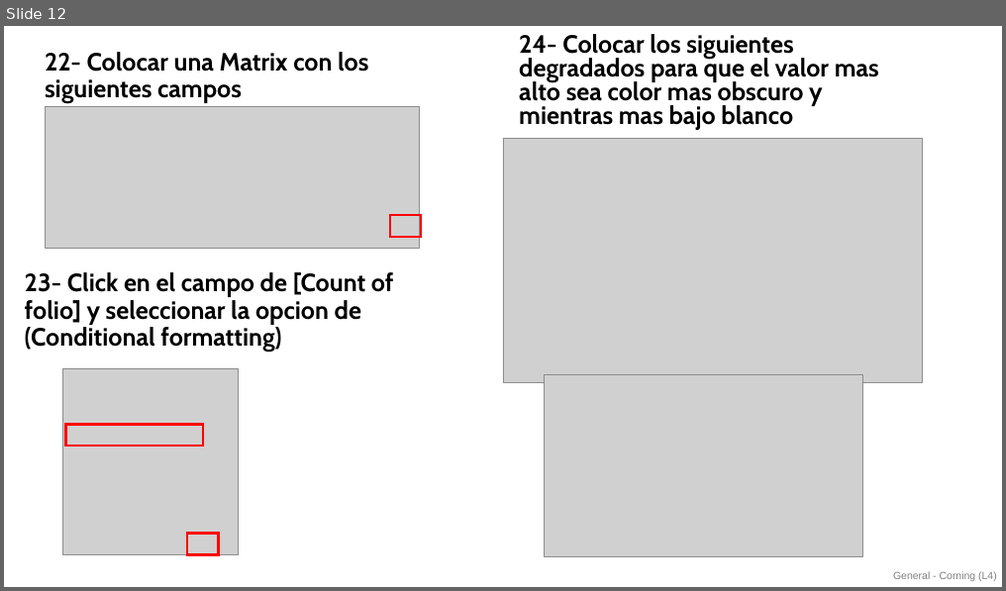
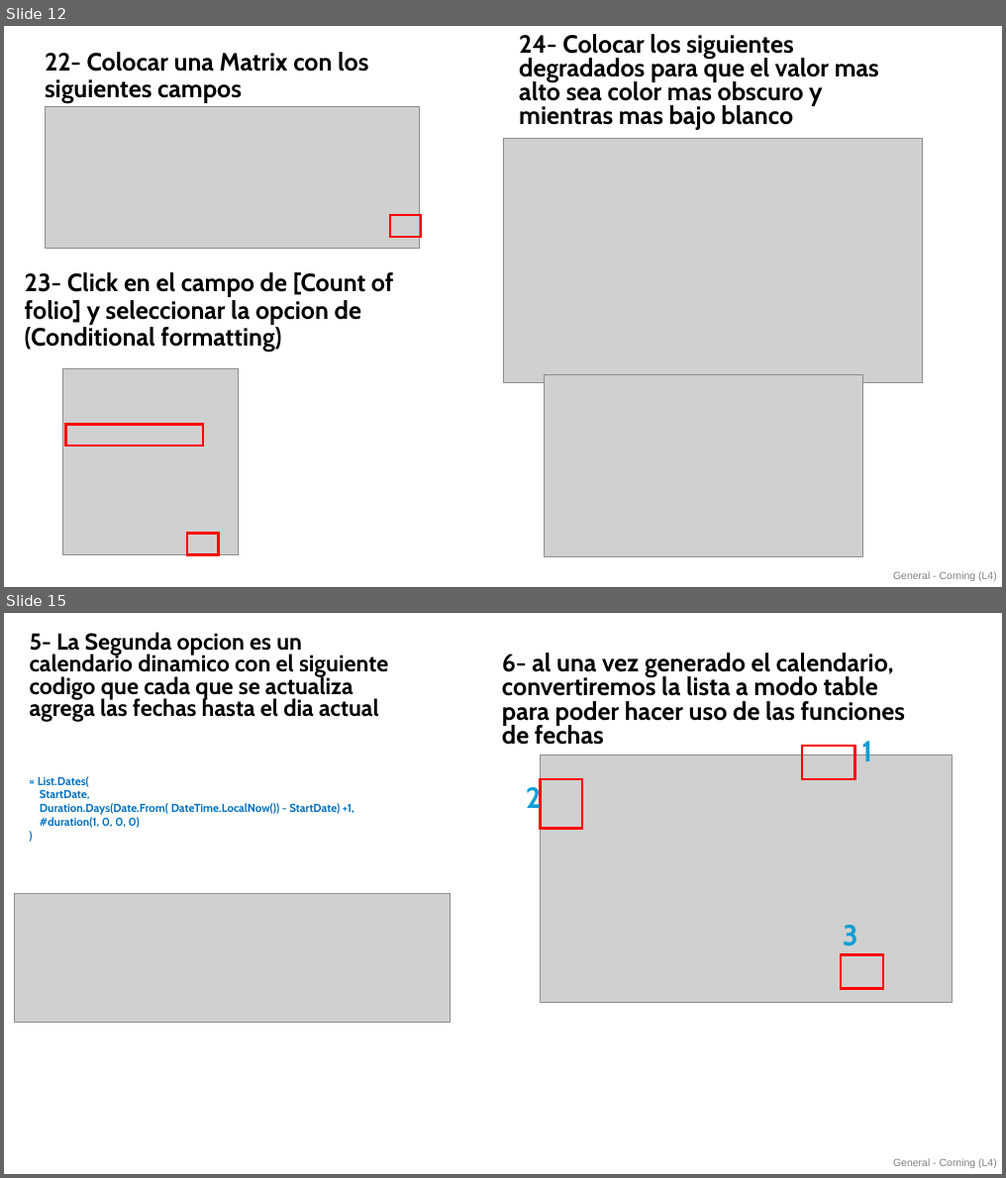
Before and after one commit to EduardoGlzF/PBICourses, a slide deck: Clase7.pptx. Shown one above the other, each under a label of ours: slide 12 before the commit, slides 12 and 15 after it; the slides between them are not shown. The pictures are 1006x591 and 1006x1178 pixels, drawn with LibreOffice and Linux fonts; fonts in the diff are those of the drawing; grey boxes stand for pictures. Boxes give left, top, right and bottom in pixels: in the first picture for what was removed or moved away, otherwise in the second. Text is boxed around its words. In the diff, an @@ line names an element or a change of style, - is before the commit and + after.

```diff
--- a/Clase7.pptx
+++ b/Clase7.pptx
@@ slide 15 added at (4,613,1002,1174), background #FFFFFF; not listed: 1 template element that a slide beside it also shows @@
@@ text added at (30,632,388,722), 22.2 pt, text #000000, bold @@
+5- La Segunda opcion es un calendario dinamico con el siguiente codigo que cada que se actualiza agrega las fechas hasta el dia actual
@@ text added at (502,653,905,745), 24 pt, text #000000, bold @@
+6- al una vez generado el calendario, convertiremos la lista a modo table para poder hacer uso de las funciones de fechas
@@ picture added at (540,755,951,1002) @@
@@ rectangle added at (802,747,855,780), outline #FF0000 2.25 pt @@
@@ text added at (861,737,872,761), 28 pt, text #0F9ED5, bold @@
+1
@@ text added at (38,776,354,828), 11 pt, text #0070C0, bold @@
+= List.Dates(
+StartDate,
+Duration.Days(Date.From( DateTime.LocalNow()) - StartDate) +1,
+#duration(1, 0, 0, 0)
+)
@@ text added at (526,784,542,816), 28 pt, text #0F9ED5, bold @@
+2
@@ rectangle added at (540,780,582,829), outline #FF0000 2.25 pt @@
@@ picture added at (14,894,450,1023) @@
@@ text added at (843,925,858,947), 28 pt, text #0F9ED5, bold @@
+3
@@ rectangle added at (841,956,884,989), outline #FF0000 2.25 pt @@
```
Also in this commit, not shown: 1 slide changed, 3 other slides added.
